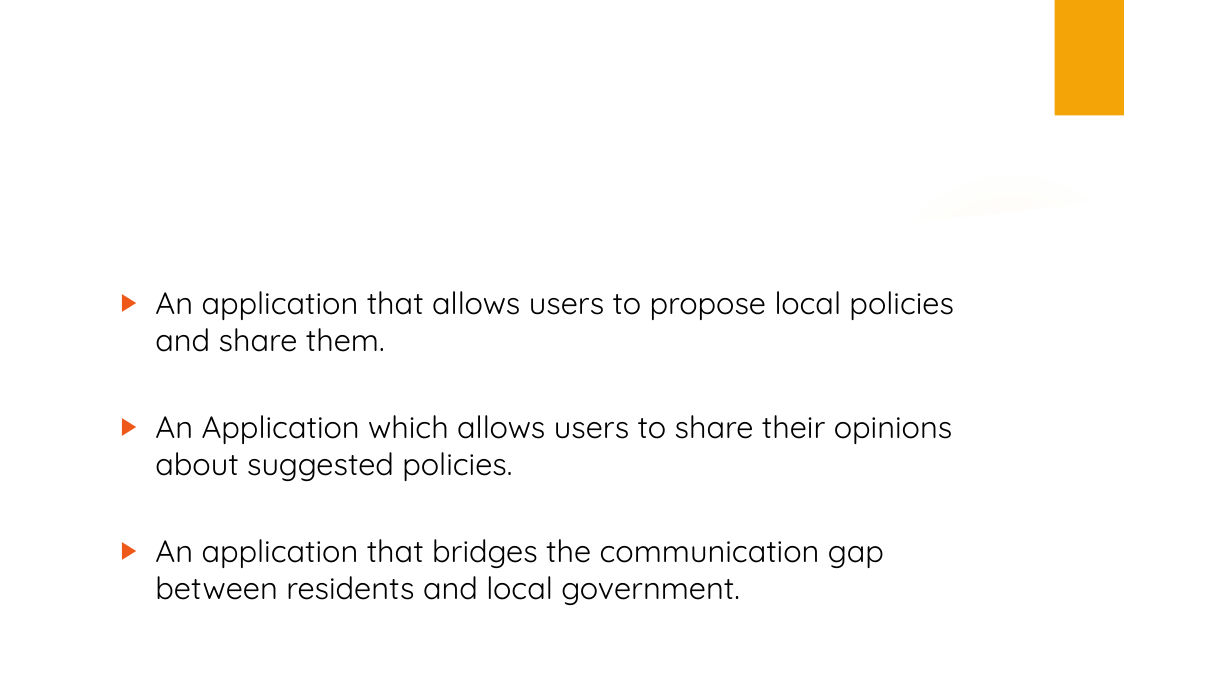
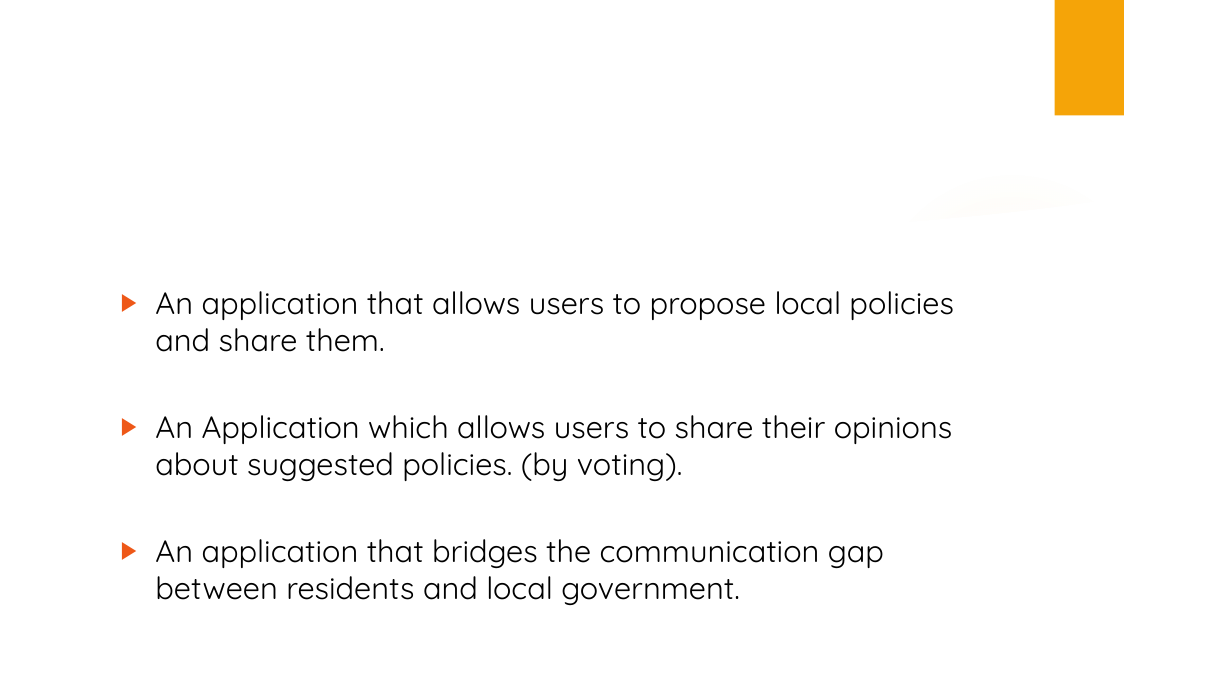
Before and after one commit to BarbaraHernandez/localvote, a slide deck: slide 3 of local-vote-ppt.pptx. Drawn at 1232x693 pixels with LibreOffice and Linux fonts; fonts in the diff are those of the drawing; background and template pictures are left out. Boxes give left, top, right and bottom in pixels: in the first picture for what was removed or moved away, otherwise in the second. Text is boxed around its words. In the diff, an @@ line names an element or a change of style, - is before the commit and + after.

```diff
--- a/local-vote-ppt.pptx
+++ b/local-vote-ppt.pptx
@@ text at box(155, 415, 952, 481): text changed @@
-▶ An Application which allows users to share their opinions about suggested policies.
+▶ An Application which allows users to share their opinions about suggested policies. (by voting).
```
Also in this commit, not shown: 3 other slides changed, 2 other files.
